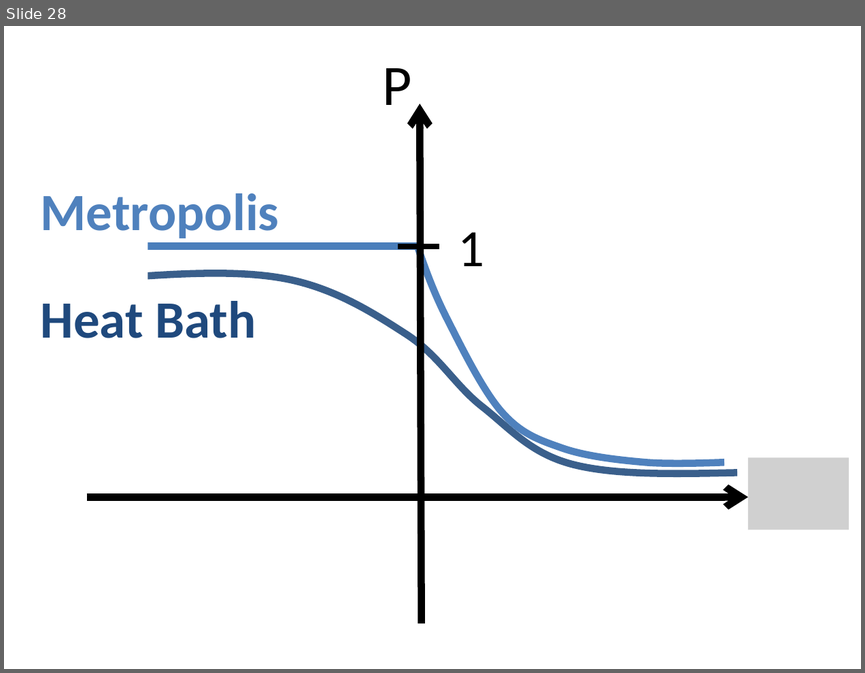
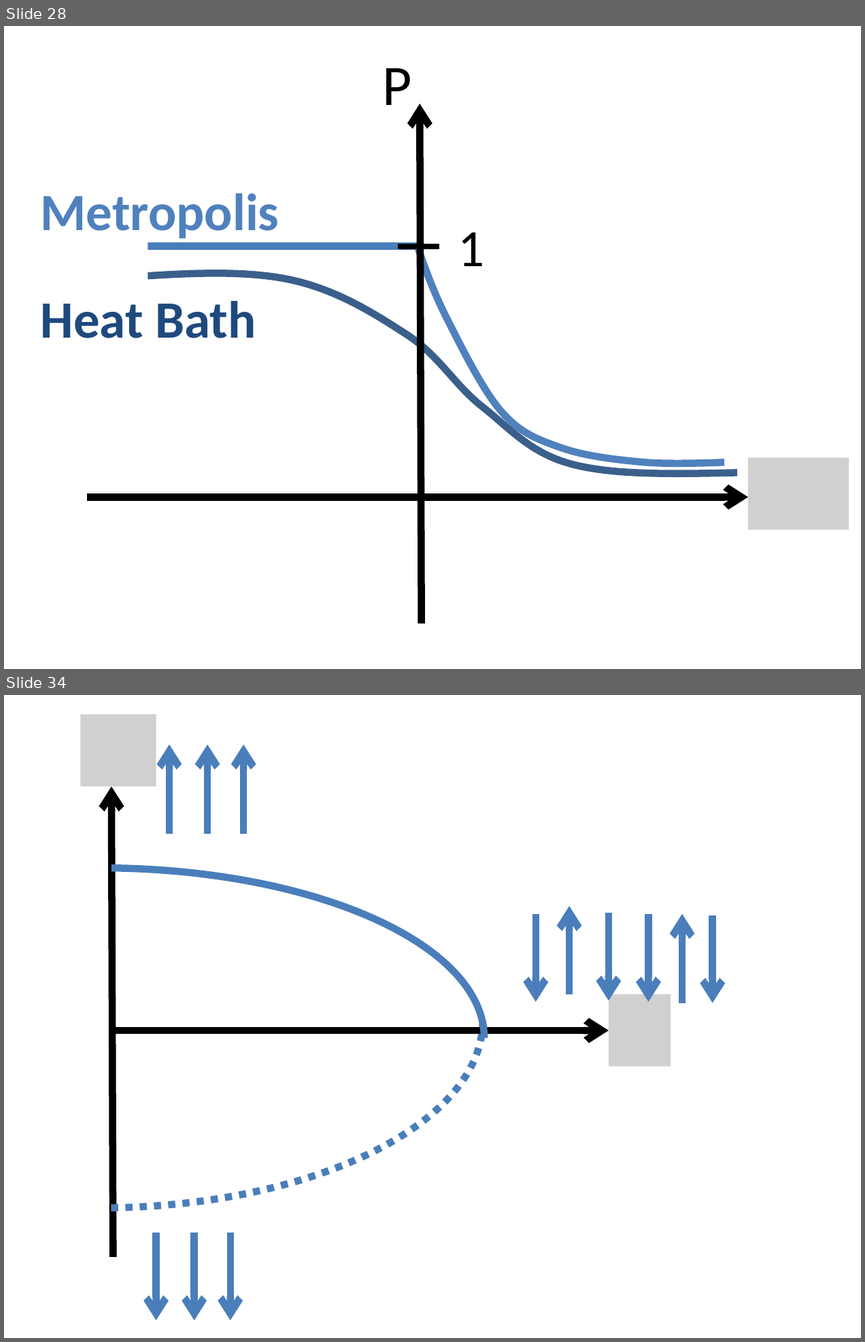
Before and after one commit to sophiahenckell/HIWI_Computersimulation, a slide deck: Bilder.pptx. Shown one above the other, each under a label of ours: slide 28 before the commit, slides 28 and 34 after it; the slides between them are not shown. The pictures are 865x673 and 865x1342 pixels, drawn with LibreOffice and Linux fonts; fonts in the diff are those of the drawing; grey boxes stand for pictures. Boxes give left, top, right and bottom in pixels: in the first picture for what was removed or moved away, otherwise in the second. Text is boxed around its words. In the diff, an @@ line names an element or a change of style, - is before the commit and + after.

```diff
--- a/Bilder.pptx
+++ b/Bilder.pptx
@@ slide 34 added at [4,695,861,1338], background #FFFFFF @@
@@ picture added at [80,715,156,787] @@
@@ arrow added from (169, 834) to (169, 745), #4B7EBC 6 pt @@
@@ arrow added from (207, 834) to (207, 745), #4B7EBC 6 pt @@
@@ arrow added from (244, 834) to (244, 745), #4B7EBC 6 pt @@
@@ arrow added from (113, 1256) to (111, 787), #000000 6 pt @@
@@ arc (boxed as its full ellipse) added at [4,834,483,1207], outline #4B7EBC 6 pt dashed @@
@@ arc (boxed as its full ellipse) added at [4,868,484,1208], outline #4B7EBC 6 pt @@
@@ arrow added from (536, 913) to (536, 1002), #4B7EBC 6 pt @@
@@ arrow added from (570, 994) to (570, 906), #4B7EBC 6 pt @@
@@ arrow added from (609, 913) to (609, 1000), #4B7EBC 6 pt @@
@@ arrow added from (649, 913) to (649, 1002), #4B7EBC 6 pt @@
@@ arrow added from (682, 1002) to (682, 913), #4B7EBC 6 pt @@
@@ arrow added from (713, 915) to (713, 1002), #4B7EBC 6 pt @@
@@ picture added at [609,994,670,1066] @@
@@ arrow added from (109, 1030) to (609, 1030), #000000 6 pt @@
@@ arrow added from (156, 1232) to (156, 1320), #4B7EBC 6 pt @@
@@ arrow added from (194, 1232) to (194, 1320), #4B7EBC 6 pt @@
@@ arrow added from (230, 1232) to (230, 1320), #4B7EBC 6 pt @@
```
Also in this commit, not shown: 10 other slides added, 5 other files.
